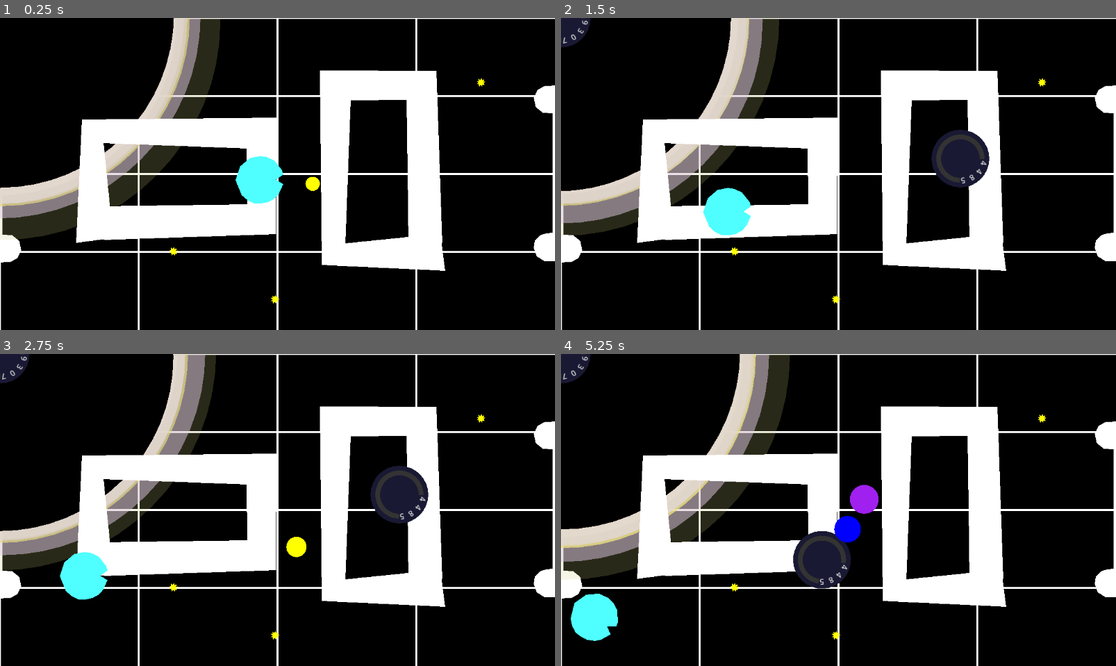
Above: before the commit, frames 1-4 (two rows, left to right).
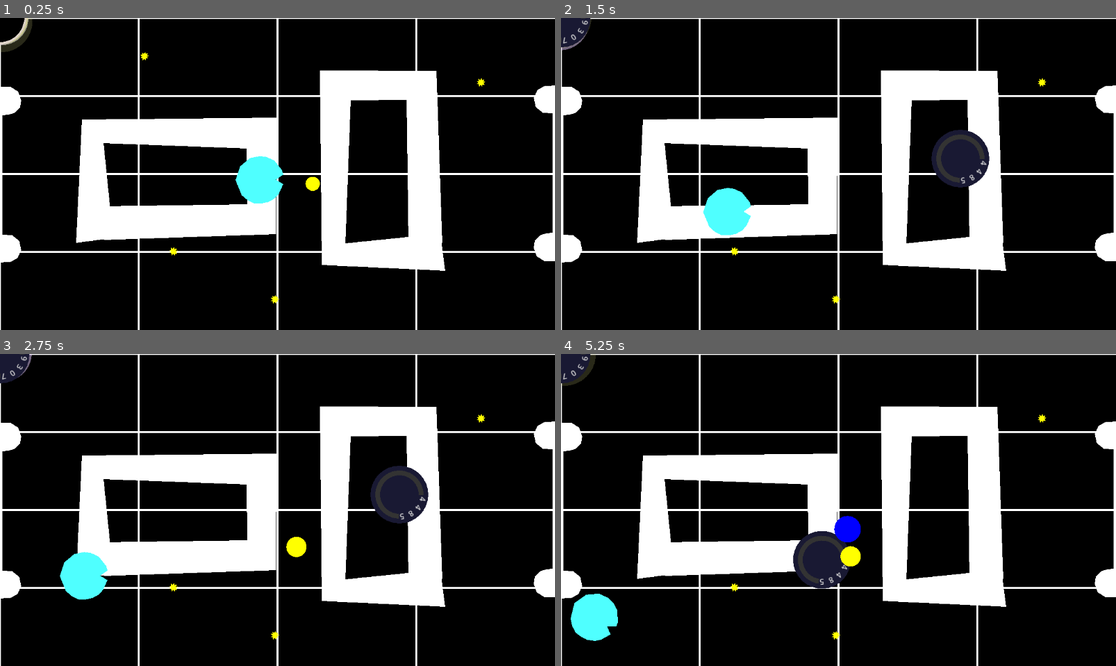
Above: after the commit, the same moments.

Repository: nuitsdesbassins2025/display-engine
Game: Godot game, scene res://Scenes/dogeball.tscn
Same seed, same stepped clock (60 frames per second), same inputs: the game is played once before the commit and once after it.
Inputs (mouse positions are in pixels of both pictures, inside the frame that each line leads up to):
- Up to frame 1 (0.25 s): no input
- Up to frame 2 (1.5 s): tap Enter at 0.5 s; move the mouse to (960, 158) at 0.52 s; hold D 0.53-1.28 s; tap Z at 0.6 s; click (960, 158) at 0.67 s; move the mouse to (727, 189) at 1.27 s; hold S from 1.28 s (still down); tap E at 1.35 s
- Up to frame 3 (2.75 s): move the mouse to (333, 441) at 2.02 s; release S at 2.03 s; hold D from 2.03 s (still down); tap R at 2.1 s
- Up to frame 4 (5.25 s): move the mouse to (810, 572) at 2.77 s; tap one key every 0.75 s from 2.85 s: T F G H; click (810, 572) at 2.92 s; move the mouse to (1005, 556) at 3.52 s; release D at 3.53 s; hold A 3.53-5.03 s; move the mouse to (672, 463) at 4.27 s; move the mouse to (866, 510) at 5.02 s; hold S from 5.03 s (still down); click (866, 510) at 5.17 s

The runs differ from the first frame. In frame 1, 8.2% of the frame differs, in the area x 0-40%, y 0-72%; in frame 2, 7.5%; in frame 3, 6.6%; in frame 4, 9.0%, in the area x 0-58%, y 0-73%.
Error in both runs: Invalid call. Nonexistent function 'get_segment_count' in base 'Node2D (SnakeTrail)'. (res://entities/player/player.gd:170)

Commit message:
BlackHoleEvent

Diff:
--- a/entities/balle/balle.gd
+++ b/entities/balle/balle.gd
@@ -172,7 +172,25 @@
 		#collision_mask = 0
 		var player_key = body.player_key
 
-		print("Collision détectée par Area2D ici")
 		_on_ball_bounce(player_key)
+
+
+		if body.client_id != "":
+			print("client_id")
+
+			var my_data2 = {
+				"event_type": "player_ball",
+				"client_id":body.client_id,
+				"event_datas":{
+					"pixel_position": position,
+					"position":T.global_position_to_percentage(position),
+					"velocity":linear_velocity.length()
+					}
+				}
+
+			NetworkManager.transfer_datas("evenement", my_data2)
+
+
+
 	if body.is_in_group("poteaux"):
 		print("poteaux", body.name)
--- a/entities/black_hole/black_hole.gd
+++ b/entities/black_hole/black_hole.gd
@@ -1,7 +1,7 @@
 extends Node2D
 
 # Configuration
-@export var initial_radius: float = 350.0
+@export var initial_radius: float = 50.0
 @export var growth_per_object: float = 5.0
 @export var influence_radius: float = 300.0
 @export var attraction_force: float = 200.0
--- a/main/network_manager.gd
+++ b/main/network_manager.gd
@@ -369,7 +369,7 @@
 			print("Type de données inconnu: ", data_type)
 
 func handle_event(data: Dictionary) -> void:
-	print("event vers socket")
+	print("event vers socket", data.event_type)
 	client.emit("godot_event", data)
 	pass
 
